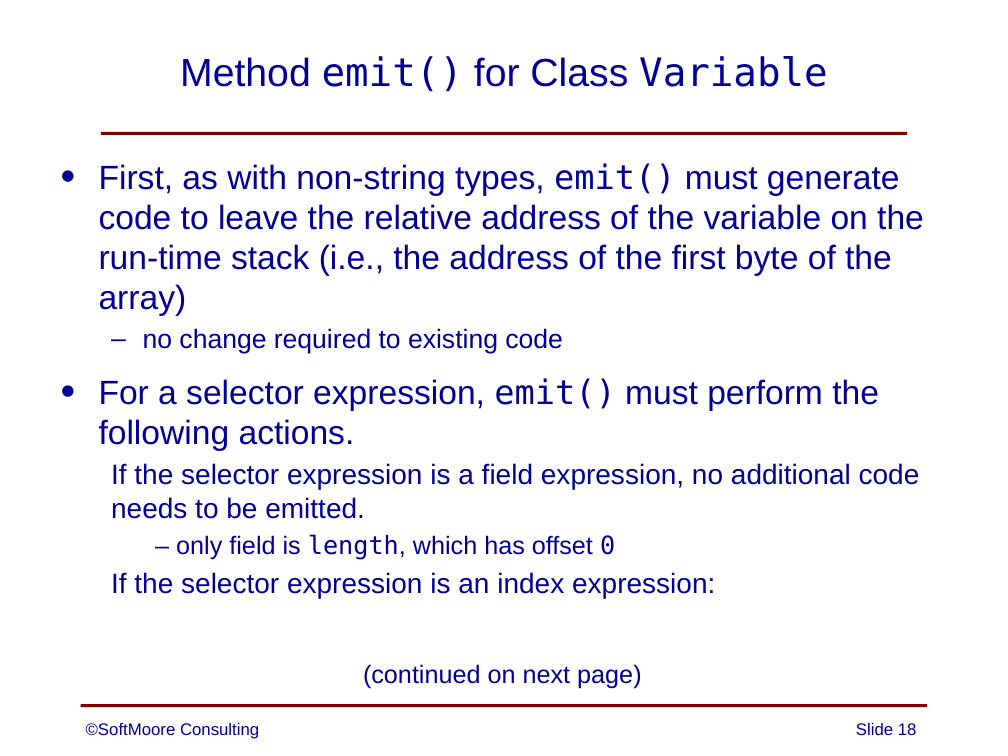
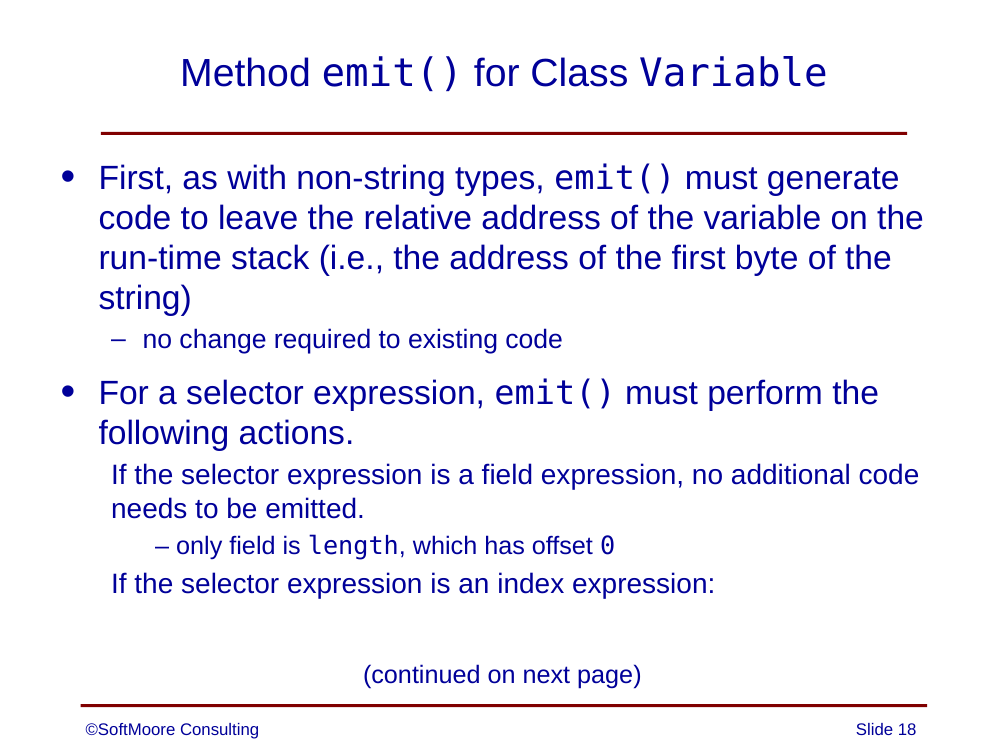
Before and after one commit to SoftMoore/CPRL-Kt-2nd, a slide deck: slide 18 of PowerPoints/15 - Strings.pptx. Drawn at 1008x756 pixels with LibreOffice and Linux fonts; fonts in the diff are those of the drawing. Boxes give left, top, right and bottom in pixels: in the first picture for what was removed or moved away, otherwise in the second. Text is boxed around its words. In the diff, an @@ line names an element or a change of style, - is before the commit and + after.

Commit message:
minor updates to slides on Strings

```diff
--- a/PowerPoints/15 - Strings.pptx
+++ b/PowerPoints/15 - Strings.pptx
@@ text at box(99, 163, 924, 316): text changed @@
-• First, as with non-string types, emit() must generate code to leave the relative address of the variable on the run-time stack (i.e., the address of the first byte of the array)
+• First, as with non-string types, emit() must generate code to leave the relative address of the variable on the run-time stack (i.e., the address of the first byte of the string)
```
